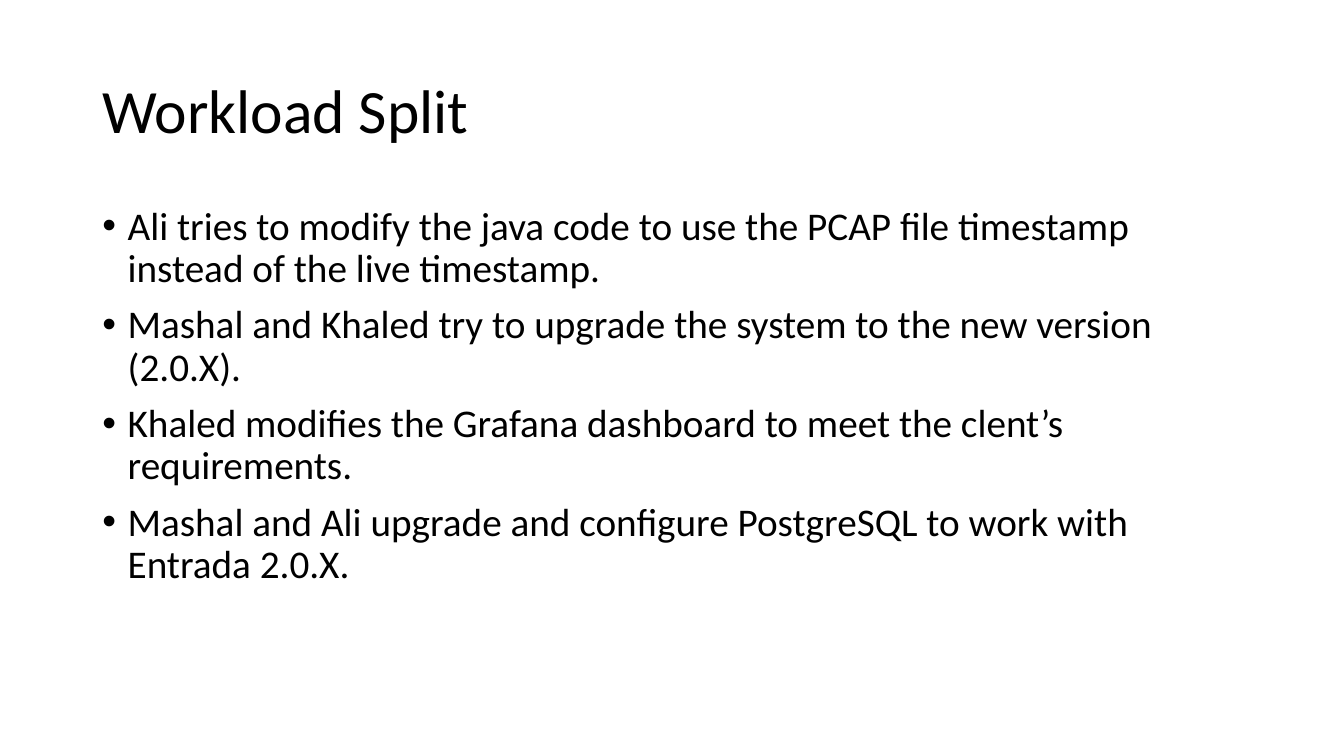
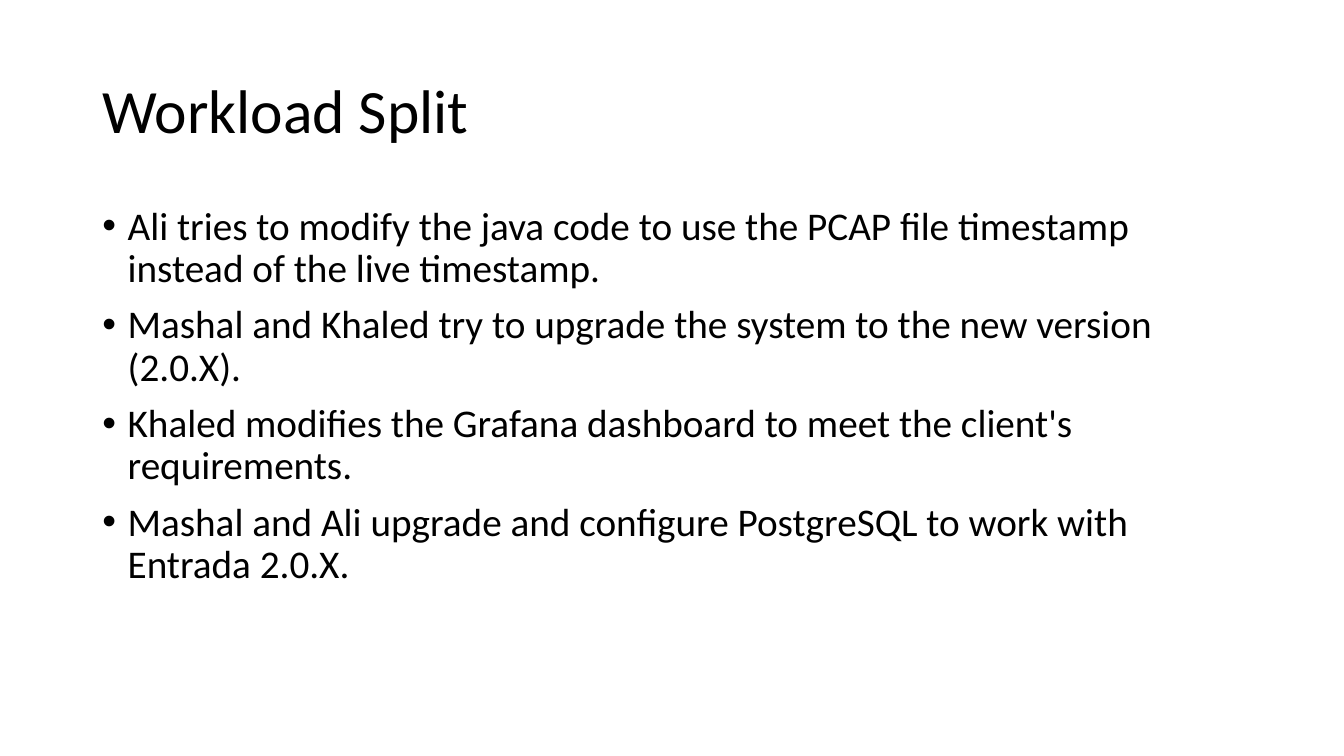
Before and after one commit to Aliii98/osoc19, a slide deck: slide 10 of OSOC-Final.pptx. Drawn at 1344x756 pixels with LibreOffice and Linux fonts; fonts in the diff are those of the drawing. Boxes give left, top, right and bottom in pixels: in the first picture for what was removed or moved away, otherwise in the second. Text is boxed around its words. In the diff, an @@ line names an element or a change of style, - is before the commit and + after.

```diff
--- a/OSOC-Final.pptx
+++ b/OSOC-Final.pptx
@@ text at (x1=128, y1=409, x2=1072, y2=486): text changed @@
-• Khaled modifies the Grafana dashboard to meet the clent’s requirements.
+• Khaled modifies the Grafana dashboard to meet the client's requirements.
```
Also in this commit, not shown: 5 other slides changed.
